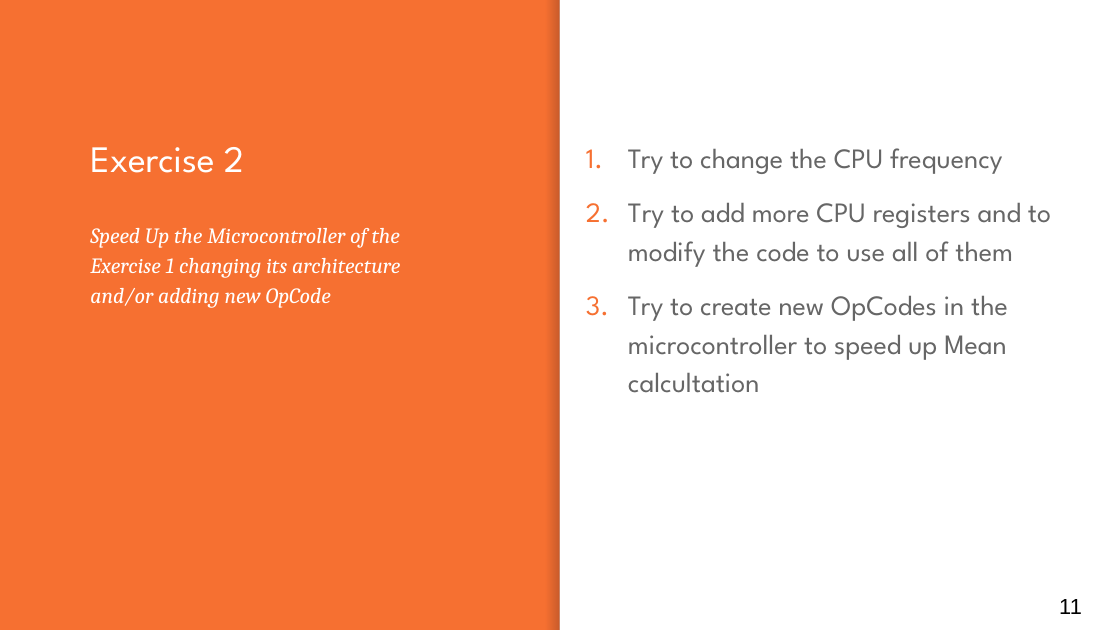
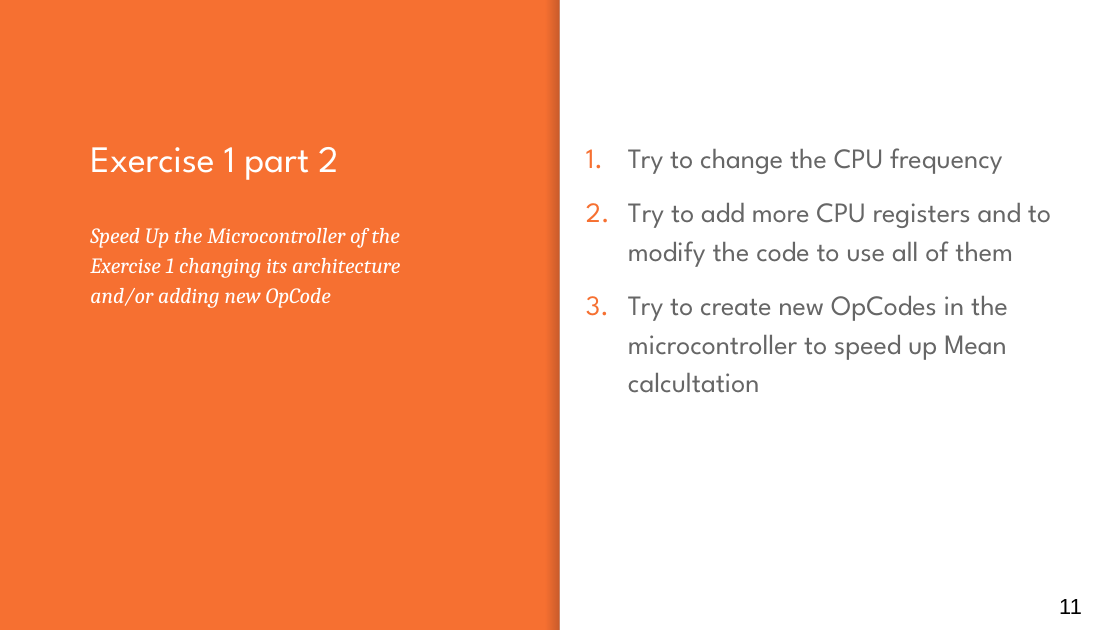
Before and after one commit to antfin/ComputerProgrammingBasic, a slide deck: slide 11 of lessons/Lesson_1.pptx. Drawn at 1120x630 pixels with LibreOffice and Linux fonts; fonts in the diff are those of the drawing. Boxes give left, top, right and bottom in pixels: in the first picture for what was removed or moved away, otherwise in the second. Text is boxed around its words. In the diff, an @@ line names an element or a change of style, - is before the commit and + after.

Commit message:
Completed lesson and exercise 2

```diff
--- a/lessons/Lesson_1.pptx
+++ b/lessons/Lesson_1.pptx
@@ title at (90,147,338,180): text changed @@
-Exercise 2
+Exercise 1 part 2
```
Also in this commit, not shown: 1 other slide changed, 7 other files.
